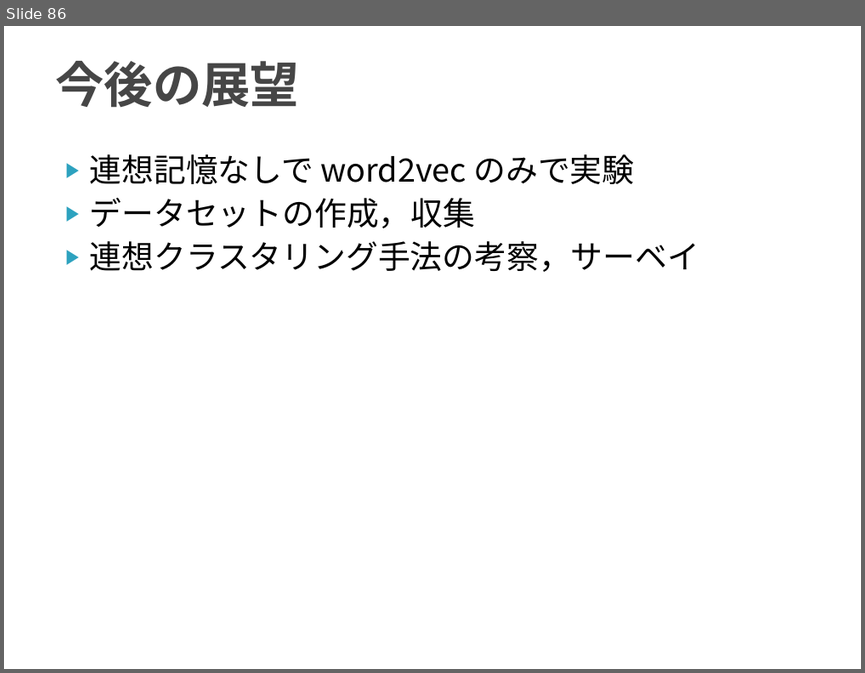
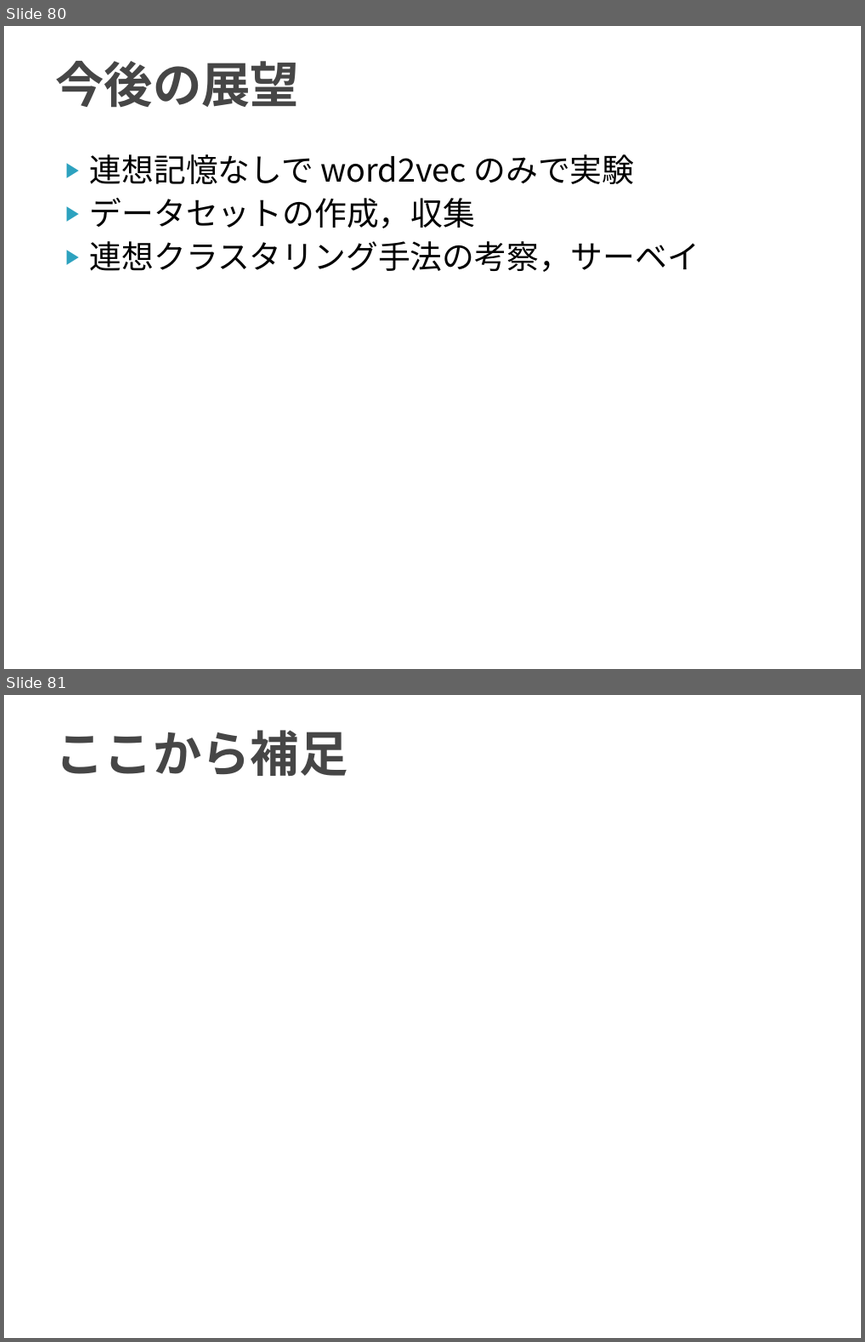
Before and after one commit to TetsuyaKomota/GitforEclipseTest, a slide deck: IntentionLearning_v2/slide/discussion2016.pptx. Shown one above the other, each under a label of ours: slide 86 before the commit, slides 80 and 81 after it. The pictures are 865x673 and 865x1342 pixels, drawn with LibreOffice and Linux fonts; fonts in the diff are those of the drawing. Boxes give left, top, right and bottom in pixels: in the first picture for what was removed or moved away, otherwise in the second. Text is boxed around its words. In the diff, an @@ line names an element or a change of style, - is before the commit and + after.

```diff
--- a/IntentionLearning_v2/slide/discussion2016.pptx
+++ b/IntentionLearning_v2/slide/discussion2016.pptx
@@ slide 81 added at (4,695,861,1338), background #FFFFFF @@
@@ title added at (55,730,347,776), 41 pt, text #464646, bold @@
+ここから補足
@@ what was slide 86 is now slide 80 @@
```
Also in this commit, not shown: 4 slides changed, 7 other slides added.
